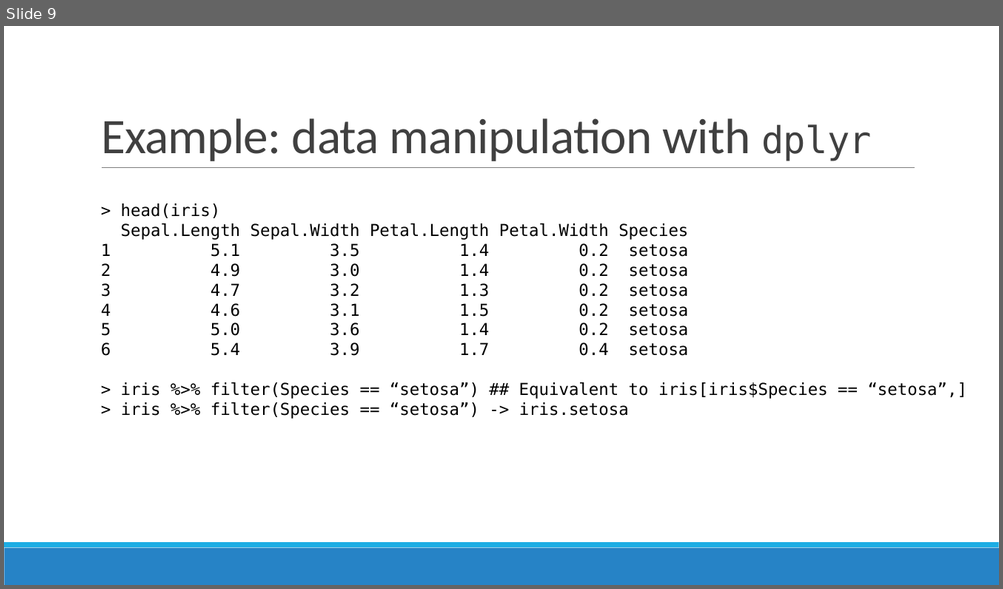
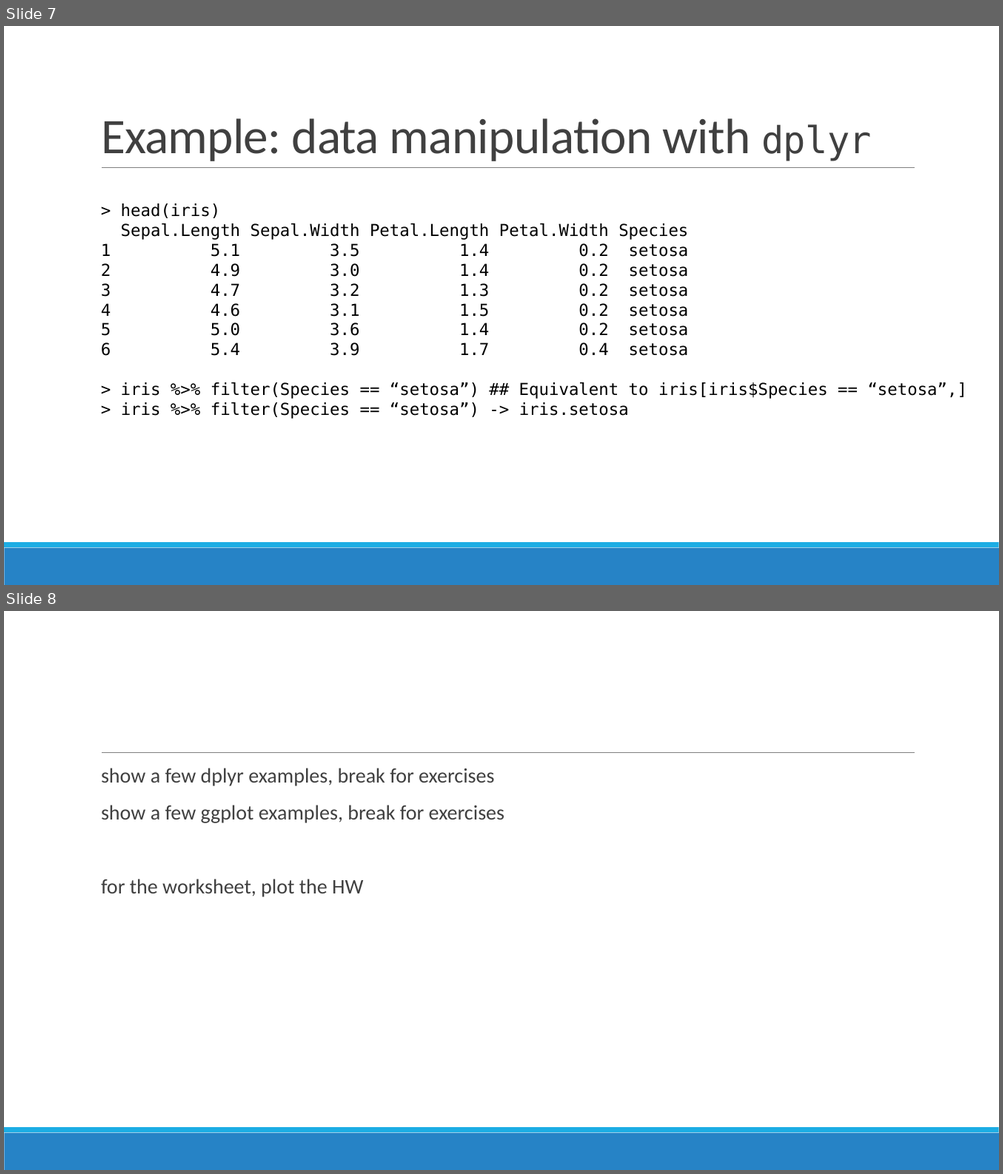
Before and after one commit to sjspielman/bio5312_fall2017, a slide deck: slides/day2_tidyverse.pptx. Shown one above the other, each under a label of ours: slide 9 before the commit, slides 7 and 8 after it. The pictures are 1003x589 and 1003x1174 pixels, drawn with LibreOffice and Linux fonts; fonts in the diff are those of the drawing. Boxes give left, top, right and bottom in pixels: in the first picture for what was removed or moved away, otherwise in the second. Text is boxed around its words. In the diff, an @@ line names an element or a change of style, - is before the commit and + after.

```diff
--- a/slides/day2_tidyverse.pptx
+++ b/slides/day2_tidyverse.pptx
@@ slide 8 added at (4,611,999,1170), background #FFFFFF; not listed: 3 template elements that a slide beside it also shows @@
@@ text added at (101,768,504,897), 20 pt, text #404040 @@
+  show a few dplyr examples, break for exercises
+  show a few ggplot examples, break for exercises
+  for the worksheet, plot the HW
@@ what was slide 9 is now slide 7 @@
```
Also in this commit, not shown: 2 slides removed, 3 other files.
